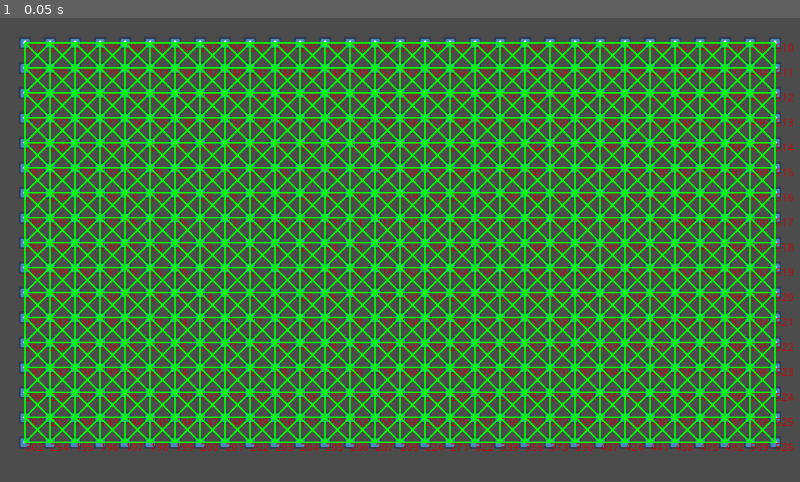
Above: before the commit, frame 1.
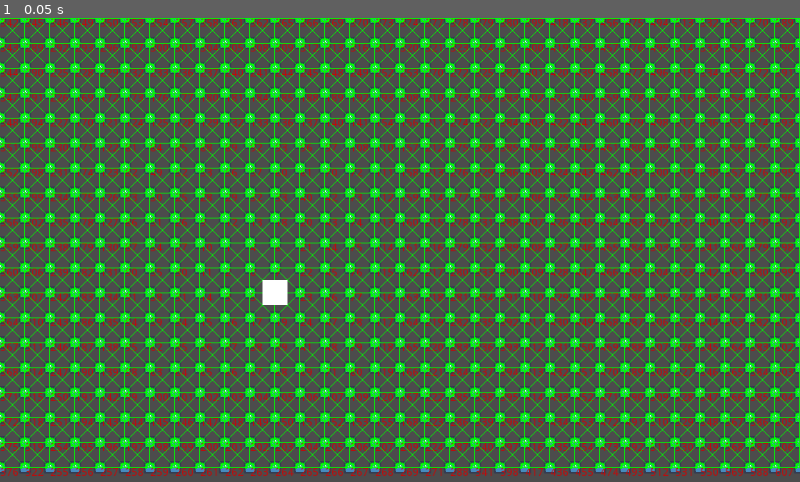
Above: after the commit, the same moment.

Repository: Nabiz/ZombieGameAI
Game: Godot game, scene res://Main.tscn
Same seed, same stepped clock (60 frames per second), same inputs: the game is played once before the commit and once after it. The engine's default icon, where the game draws it, is replaced by a stand-in: a white triangle on a blue panel in a dark square.
Inputs:
- Up to frame 1 (0.05 s): no input

The runs differ from the first frame. In frame 1, 36% of the frame differs, in the area x 0-100%, y 0-99%.

Commit message:
create map

Diff:
--- a/BotShooter/Graph/Edge.gd
+++ b/BotShooter/Graph/Edge.gd
@@ -4,10 +4,14 @@
 var id_to
 var cost
 
-func _ready():
-	pass
+func calculate_cost():
+	var start = Utils.graph.get_vertex(id_from).position
+	var end = Utils.graph.get_vertex(id_to).position
+	cost = (end-start).length()
 
 func _draw():
 	var start = Utils.graph.get_vertex(id_from).position
-	var vector = Utils.graph.get_vertex(id_to).position
-	draw_line(start, vector, Color.green, 2)
+	var end = Utils.graph.get_vertex(id_to).position
+	var vector = (end - start).normalized()
+	draw_line(start, end, Color.green, 1)
+	draw_circle(end - 5*vector, 2, Color.green)
--- a/BotShooter/Graph/Graph.gd
+++ b/BotShooter/Graph/Graph.gd
@@ -10,6 +10,24 @@
 	vertecies.append($Vertex)
 	create_graph()
 
+	yield(get_tree(), "idle_frame")
+	var verticles_to_erase = []
+	var edges_to_erase = []
+	for v in vertecies:
+		if v.get_overlapping_bodies():
+			verticles_to_erase.append(v)
+			v.queue_free()
+			for edge in edges:
+				if v.id == edge.id_from or v.id == edge.id_to:
+					edges_to_erase.append(edge)
+					edge.queue_free()
+
+	for verticle in verticles_to_erase:
+		vertecies.erase(verticle)
+	for edge in edges_to_erase:
+		edges.erase(edge)
+
+
 func get_vertex(id):
 	for vertex in vertecies:
 		if vertex.id == id:
@@ -18,6 +36,9 @@
 func add_vertex(vertex):
 	vertex.id = n
 	add_child(vertex)
+	if vertex.get_overlapping_bodies():
+		vertex.queue_free()
+		return
 	n += 1
 	vertecies.append(vertex)
 
@@ -25,6 +46,7 @@
 	var edge = edge_scene.instance()
 	edge.id_from = from
 	edge.id_to = to
+	edge.calculate_cost()
 	add_child(edge)
 	edges.append(edge)
 
--- a/BotShooter/Graph/Vertex.gd
+++ b/BotShooter/Graph/Vertex.gd
@@ -21,7 +21,7 @@
 	return neighbors
 
 func create_neighbor(new_vertex_position):
-	if new_vertex_position.x < 32 or new_vertex_position.x > 1024-32 or new_vertex_position.y < 32 or new_vertex_position.y > 600-32:
+	if new_vertex_position.x < 0 or new_vertex_position.x > 1024 or new_vertex_position.y < 0 or new_vertex_position.y > 600:
 		return
 	for vertex in graph.vertecies:
 		if vertex.position == new_vertex_position:
--- a/BotShooter/Graph/Vertex.tscn
+++ b/BotShooter/Graph/Vertex.tscn
@@ -4,7 +4,7 @@
 [ext_resource path="res://Graph/Vertex.gd" type="Script" id=2]
 
 [sub_resource type="CircleShape2D" id=1]
-radius = 16.0
+radius = 15.0
 
 [node name="Vertex" type="Area2D"]
 script = ExtResource( 2 )
@@ -22,4 +22,7 @@
 }
 
 [node name="CollisionShape2D" type="CollisionShape2D" parent="."]
+visible = false
 shape = SubResource( 1 )
+
+[connection signal="body_entered" from="." to="." method="_on_Vertex_body_entered"]
--- a/BotShooter/Main.tscn
+++ b/BotShooter/Main.tscn
@@ -1,7 +1,57 @@
-[gd_scene load_steps=2 format=2]
+[gd_scene load_steps=5 format=2]
 
 [ext_resource path="res://Graph/Graph.tscn" type="PackedScene" id=1]
+
+[sub_resource type="RectangleShape2D" id=1]
+extents = Vector2( 520, 10 )
+
+[sub_resource type="RectangleShape2D" id=2]
+extents = Vector2( 10, 320 )
+
+[sub_resource type="RectangleShape2D" id=3]
+extents = Vector2( 64, 64 )
 
 [node name="Main" type="Node2D"]
 
 [node name="Graph" parent="." instance=ExtResource( 1 )]
+
+[node name="ColorRect" type="ColorRect" parent="."]
+margin_left = 336.0
+margin_top = 336.0
+margin_right = 368.0
+margin_bottom = 368.0
+__meta__ = {
+"_edit_use_anchors_": false
+}
+
+[node name="StaticBody2D" type="StaticBody2D" parent="."]
+
+[node name="CollisionShape2D" type="CollisionShape2D" parent="StaticBody2D"]
+position = Vector2( 512, 0 )
+shape = SubResource( 1 )
+
+[node name="CollisionShape2D2" type="CollisionShape2D" parent="StaticBody2D"]
+position = Vector2( 512, 608 )
+shape = SubResource( 1 )
+
+[node name="CollisionShape2D3" type="CollisionShape2D" parent="StaticBody2D"]
+position = Vector2( 0, 304 )
+shape = SubResource( 2 )
+
+[node name="CollisionShape2D4" type="CollisionShape2D" parent="StaticBody2D"]
+position = Vector2( 1024, 312 )
+shape = SubResource( 2 )
+
+[node name="CollisionShape2D5" type="CollisionShape2D" parent="StaticBody2D"]
+position = Vector2( 776, 192 )
+shape = SubResource( 3 )
+
+[node name="CollisionShape2D6" type="CollisionShape2D" parent="StaticBody2D"]
+position = Vector2( 264, 152 )
+shape = SubResource( 3 )
+
+[node name="CollisionPolygon2D" type="CollisionPolygon2D" parent="StaticBody2D"]
+polygon = PoolVector2Array( 128, 472, 128, 432, 448, 432, 448, 208, 496, 208, 496, 352, 872, 352, 872, 496, 784, 416, 584, 416, 528, 496, 208, 520 )
+
+[node name="CollisionPolygon2D2" type="CollisionPolygon2D" parent="StaticBody2D"]
+polygon = PoolVector2Array( 80, 80, 80, 296, 184, 328, 152, 368, 56, 328, 56, 72 )
--- /dev/null
+++ b/BotShooter/Obstacle.tscn
@@ -0,0 +1,9 @@
+[gd_scene load_steps=2 format=2]
+
+[sub_resource type="RectangleShape2D" id=1]
+extents = Vector2( 600, 10 )
+
+[node name="Obstacle" type="StaticBody2D"]
+
+[node name="CollisionShape2D" type="CollisionShape2D" parent="."]
+shape = SubResource( 1 )
--- /dev/null
+++ b/BotShooter/ObstaclePolygon.tscn
@@ -0,0 +1,6 @@
+[gd_scene format=2]
+
+[node name="ObstaclePolygon" type="StaticBody2D"]
+
+[node name="CollisionPolygon2D" type="CollisionPolygon2D" parent="."]
+polygon = PoolVector2Array( -32, -32, 24, -32, 56, -16, 56, 8, 40, 32, -8, 32 )
